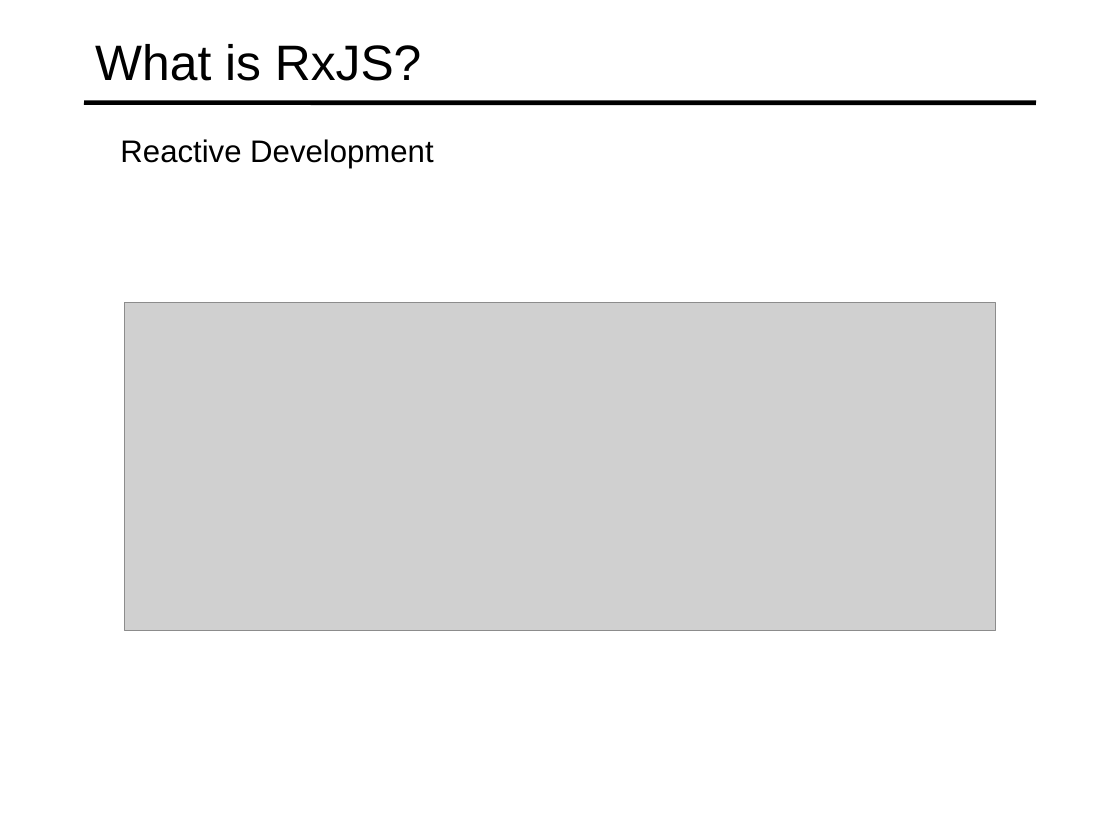
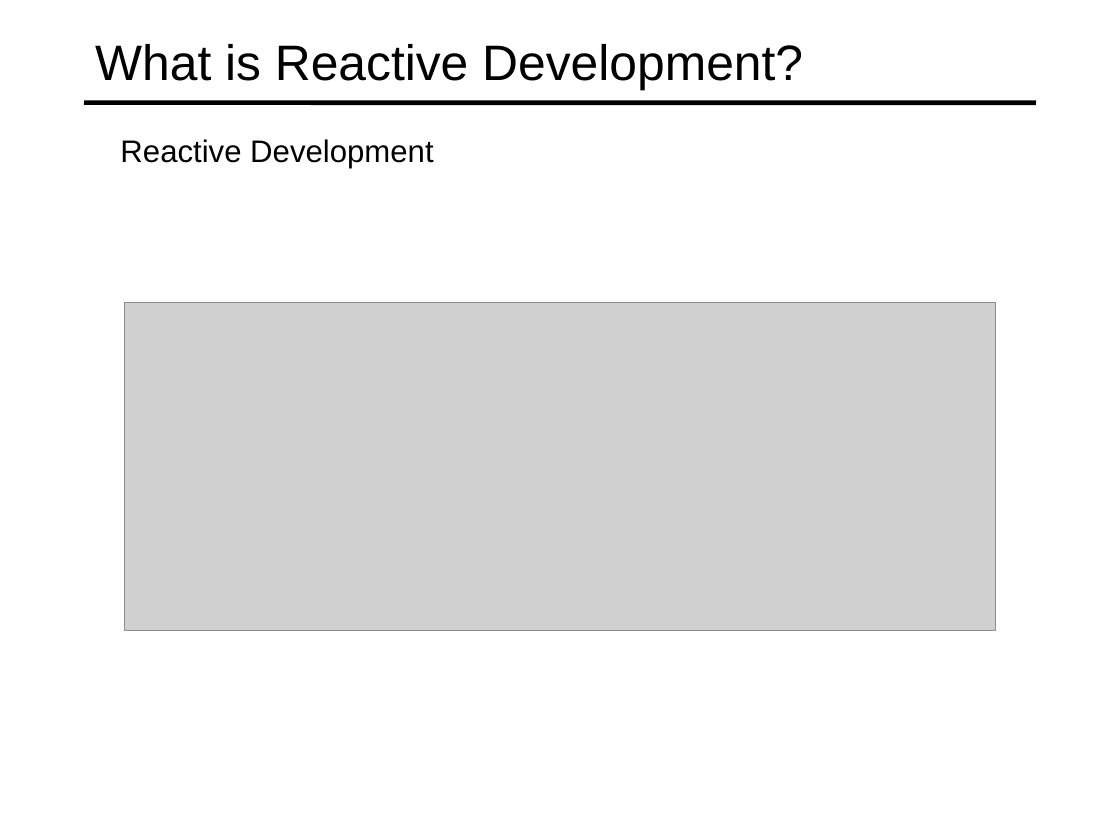
Before and after one commit to specter01wj/Jago_Link_Training, a slide deck: slide 8 of Angular/Angular12/RxJS Fundamental/1_Intro-to-RxJS/L1_Intro-to-RxJS.ppt. Drawn at 1120x840 pixels with LibreOffice and Linux fonts; fonts in the diff are those of the drawing; grey boxes stand for pictures. Boxes give left, top, right and bottom in pixels: in the first picture for what was removed or moved away, otherwise in the second. Text is boxed around its words. In the diff, an @@ line names an element or a change of style, - is before the commit and + after.

```diff
--- a/Angular/Angular12/RxJS Fundamental/1_Intro-to-RxJS/L1_Intro-to-RxJS.ppt
+++ b/Angular/Angular12/RxJS Fundamental/1_Intro-to-RxJS/L1_Intro-to-RxJS.ppt
@@ title at <box>95,44,803,91</box>: text changed @@
-What is RxJS?
+What is Reactive Development?
```
Also in this commit, not shown: 3 other slides changed, 1 slide added, 1 other file.
